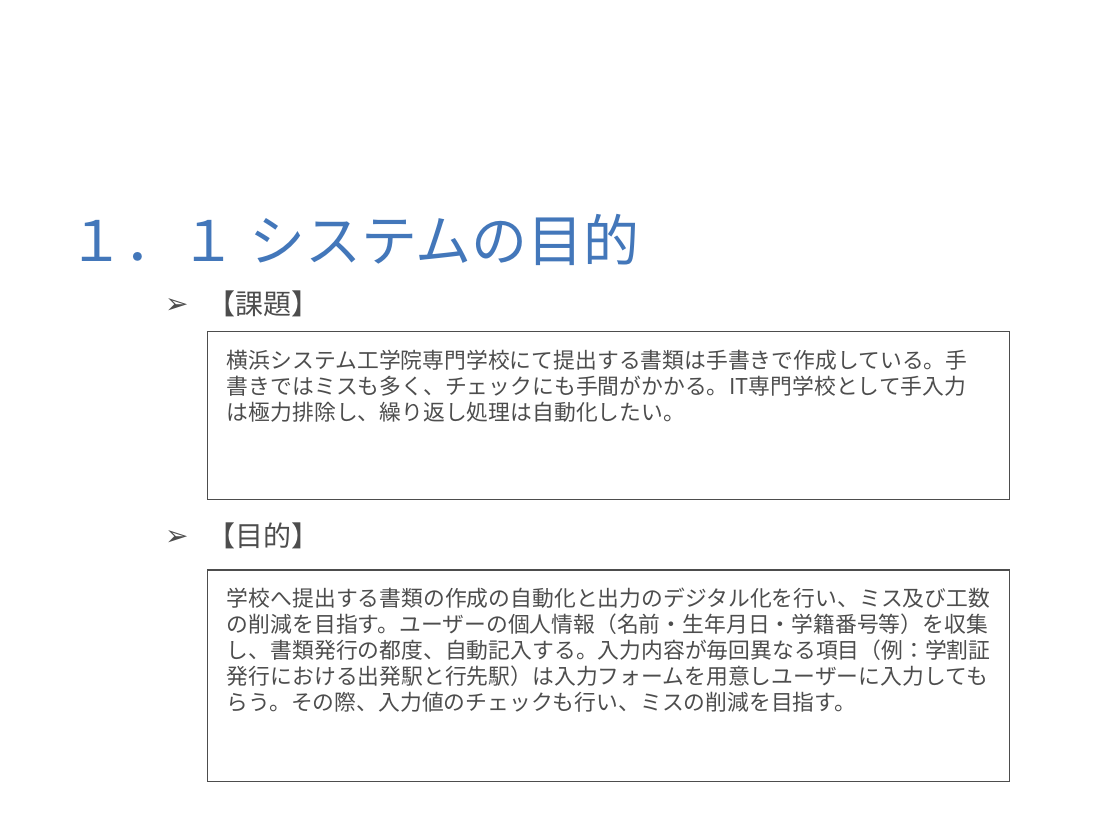
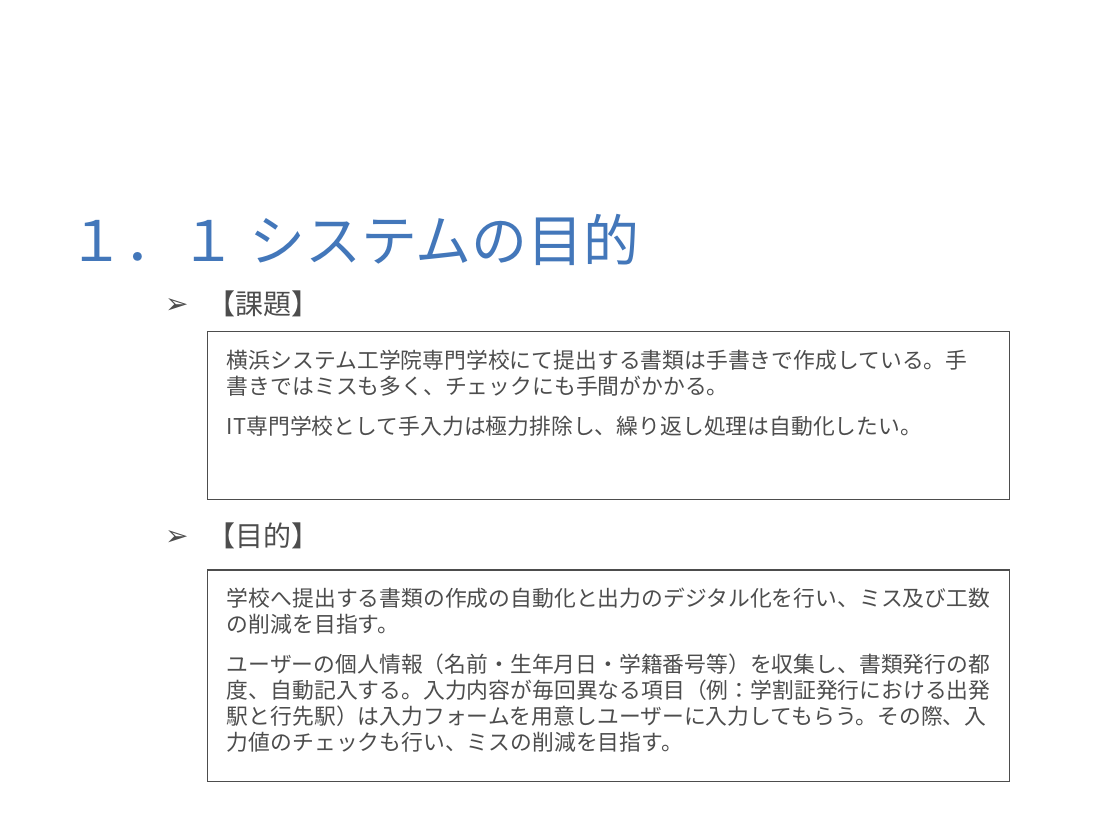
Before and after one commit to meijin27/StudentDocumentationSoftware, a slide deck: slide 3 of 説明書/概要設計書(提出書類作成ソフト).ppt. Drawn at 1120x840 pixels with LibreOffice and Linux fonts; fonts in the diff are those of the drawing; background and template pictures are left out. Boxes give left, top, right and bottom in pixels: in the first picture for what was removed or moved away, otherwise in the second. Text is boxed around its words. In the diff, an @@ line names an element or a change of style, - is before the commit and + after.

Commit message:
フォーム改定

```diff
--- a/説明書/概要設計書(提出書類作成ソフト).ppt
+++ b/説明書/概要設計書(提出書類作成ソフト).ppt
@@ text at box(227, 349, 967, 436): text changed @@
-横浜システム工学院専門学校にて提出する書類は手書きで作成している。手書きではミスも多く、チェックにも手間がかかる。IT専門学校として手入力は極力排除し、繰り返し処理は自動化したい。
+横浜システム工学院専門学校にて提出する書類は手書きで作成している。手書きではミスも多く、チェックにも手間がかかる。
+IT専門学校として手入力は極力排除し、繰り返し処理は自動化したい。
@@ text at box(227, 587, 991, 752): text changed @@
-学校へ提出する書類の作成の自動化と出力のデジタル化を行い、ミス及び工数の削減を目指す。ユーザーの個人情報（名前・生年月日・学籍番号等）を収集し、書類発行の都度、自動記入する。入力内容が毎回異なる項目（例：学割証発行における出発駅と行先駅）は入力フォームを用意しユーザーに入力してもらう。その際、入力値のチェックも行い、ミスの削減を目指す。
+学校へ提出する書類の作成の自動化と出力のデジタル化を行い、ミス及び工数の削減を目指す。
+ユーザーの個人情報（名前・生年月日・学籍番号等）を収集し、書類発行の都度、自動記入する。入力内容が毎回異なる項目（例：学割証発行における出発駅と行先駅）は入力フォームを用意しユーザーに入力してもらう。その際、入力値のチェックも行い、ミスの削減を目指す。
```
Also in this commit, not shown: 3 other slides changed, 2 other files.
